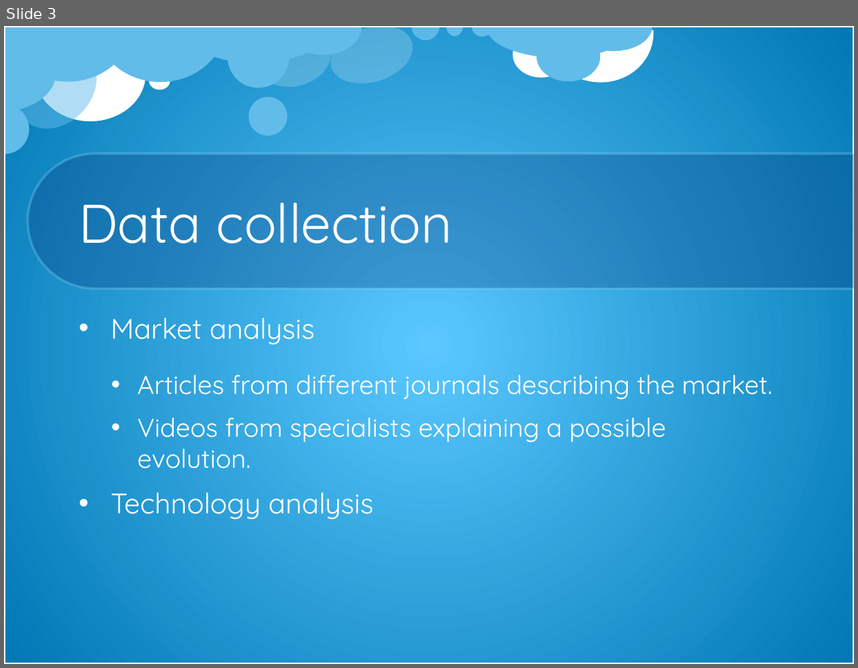
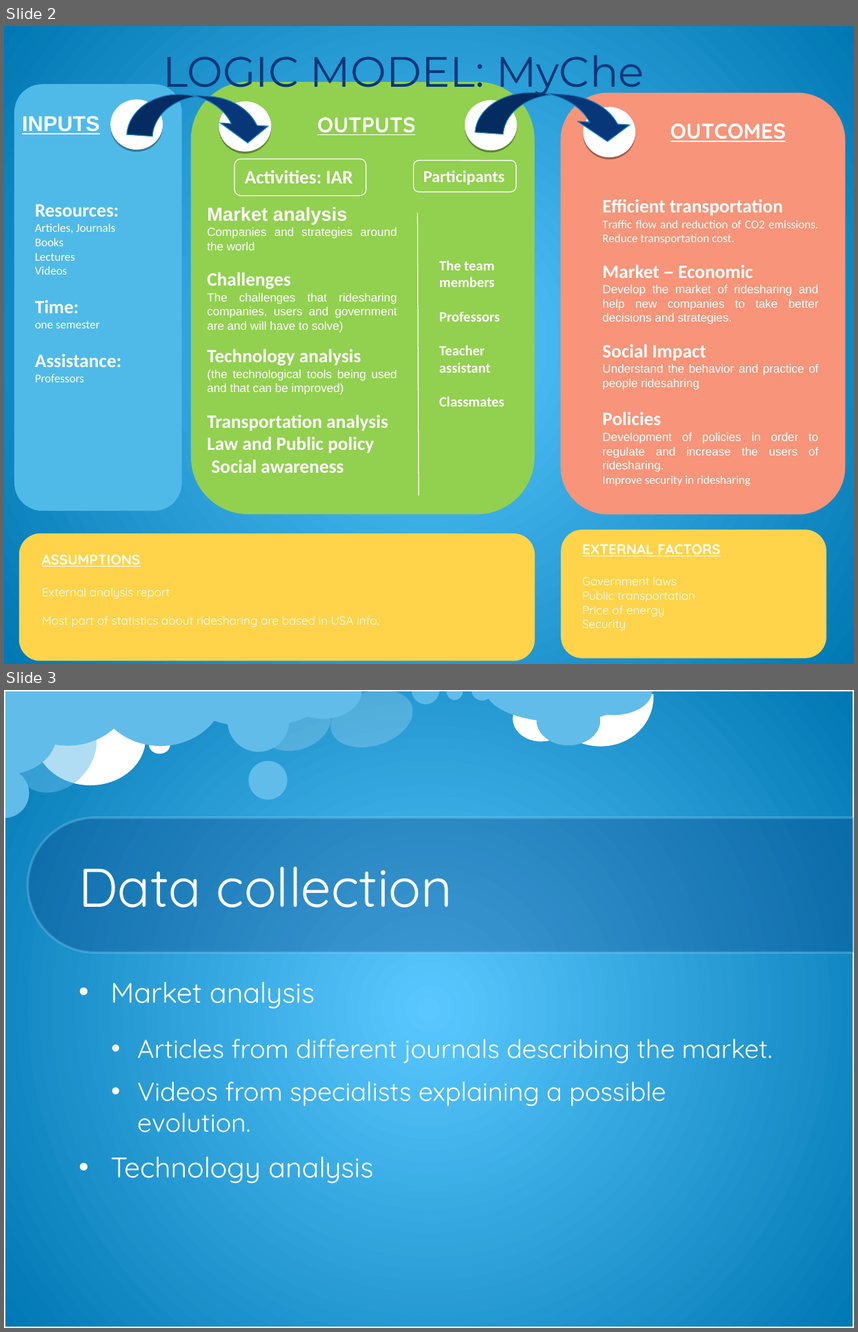
Before and after one commit to Massine/MyChe, a slide deck: Presentations/Presentation4_New_logic_mpdel.pptx. Shown one above the other, each under a label of ours: slide 3 before the commit, slides 2 and 3 after it. The pictures are 858x668 and 858x1332 pixels, drawn with LibreOffice and Linux fonts; fonts in the diff are those of the drawing; background and template pictures are left out. Boxes give left, top, right and bottom in pixels: in the first picture for what was removed or moved away, otherwise in the second. Text is boxed around its words. In the diff, an @@ line names an element or a change of style, - is before the commit and + after.

Commit message:
presentation4

```diff
--- a/Presentations/Presentation4_New_logic_mpdel.pptx
+++ b/Presentations/Presentation4_New_logic_mpdel.pptx
@@ slide 2 added at <box>4,26,854,664</box>, background gradient #5DC9FF to #0079B5 @@
@@ text added at <box>163,55,644,97</box>, 36 pt, text #073779 @@
+LOGIC MODEL: MyChe
@@ rounded rectangle added at <box>14,84,181,510</box>, fill #4FBAE8 @@
@@ rounded rectangle added at <box>191,82,535,514</box>, fill #92D050 @@
@@ ellipse added at <box>110,99,163,150</box>, fill #FFFFFF @@
@@ curved down arrow added at <box>127,91,275,145</box>, fill #073779, outline #1782BF 0.75 pt @@
@@ ellipse added at <box>219,102,272,152</box>, fill #FFFFFF @@
@@ ellipse added at <box>465,100,517,150</box>, fill #FFFFFF @@
@@ curved down arrow added at <box>475,89,637,144</box>, fill #073779, outline #1782BF 0.75 pt @@
@@ rounded rectangle added at <box>561,92,846,514</box>, fill #F79479 @@
@@ ellipse added at <box>583,107,635,157</box>, fill #FFFFFF @@
@@ text added at <box>22,116,100,134</box>, 18 pt, text #FFFFFF, bold, underline @@
+INPUTS
@@ text added at <box>317,117,415,135</box>, 18 pt, text #FFFFFF, bold, underline @@
+OUTPUTS
@@ text added at <box>671,123,786,142</box>, 18 pt, text #FFFFFF, bold, underline @@
+OUTCOMES
@@ rounded rectangle added at <box>234,158,366,195</box>, outline #FFFFFF 0.75 pt, 16 pt, text #FFFFFF, bold @@
+Activities: IAR
@@ rounded rectangle added at <box>414,161,517,192</box>, outline #FFFFFF 0.75 pt, 14 pt, text #FFFFFF, bold @@
+Participants
@@ text added at <box>35,204,122,382</box>, 10 pt, text #FFFFFF @@
+Resources:
+Articles, Journals
+Books
+Lectures
+Videos
+Time:
+one semester
+Assistance:
+Professors
@@ text added at <box>207,207,397,472</box>, 10 pt, text #FFFFFF @@
+Market analysis
+Companies and strategies around the world
+Challenges
+The challenges that ridesharing companies, users and government are and will have to solve)
+Technology analysis
+(the technological tools being used and that can be improved)
+Transportation analysis
+Law and Public policy
+Social awareness
@@ text added at <box>602,199,819,486</box>, 10 pt, text #FFFFFF @@
+Efficient transportation
+Traffic flow and reduction of CO2 emissions. Reduce transportation cost.
+Market – Economic
+Develop the market of ridesharing and help new companies to take better decisions and strategies.
+Social Impact
+Understand the behavior and practice of people ridesahring
+Policies
+Development of policies in order to regulate and increase the users of ridesharing.
+Improve security in ridesharing
@@ line added from (417, 213) to (419, 495), #FFFFFF 0.75 pt @@
@@ text added at <box>439,260,504,406</box>, 12 pt, text #FFFFFF, bold @@
+The team members
+Professors
+Teacher assistant
+Classmates
@@ rounded rectangle added at <box>19,534,535,661</box>, fill #FFD44B @@
@@ rounded rectangle added at <box>561,529,826,657</box>, fill #FFD44B @@
@@ text added at <box>42,554,379,627</box>, 10 pt, text #FFFFFF @@
+ASSUMPTIONS
+External analysis report
+Most part of statistics about ridesharing are based in USA info.
@@ text added at <box>582,544,720,630</box>, 10 pt, text #FFFFFF @@
+EXTERNAL FACTORS
+Government laws
+Public transportation
+Price of energy
+Security
```
Also in this commit, not shown: 1 slide removed.
